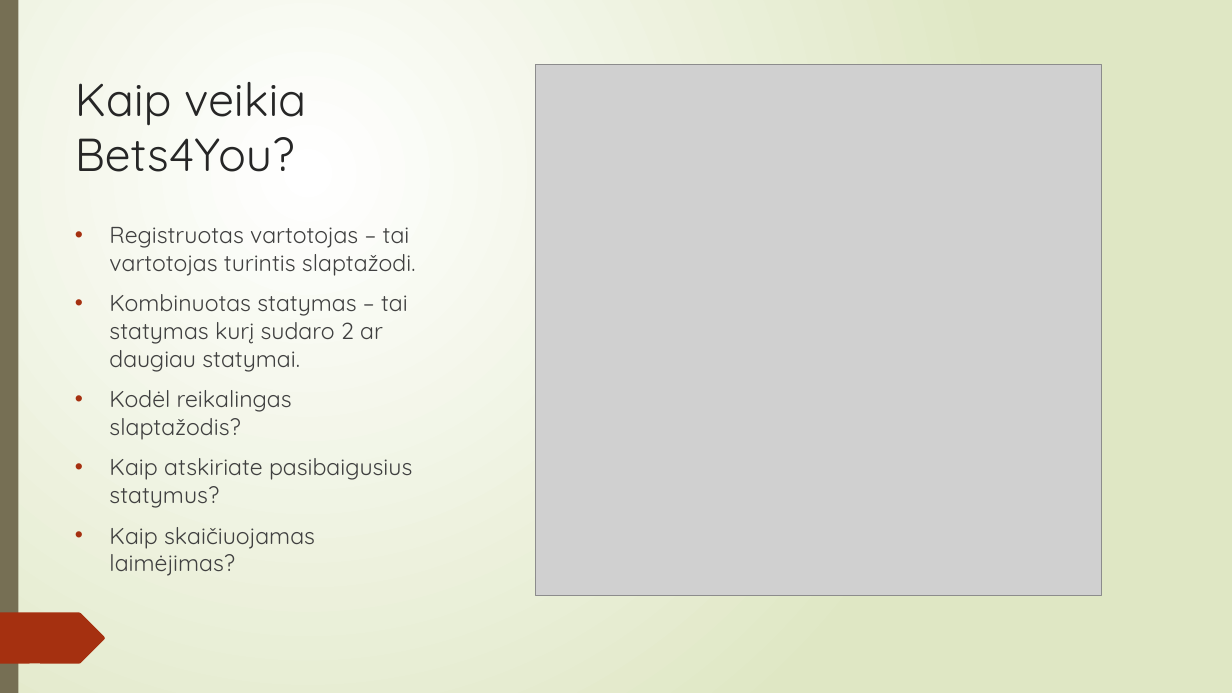
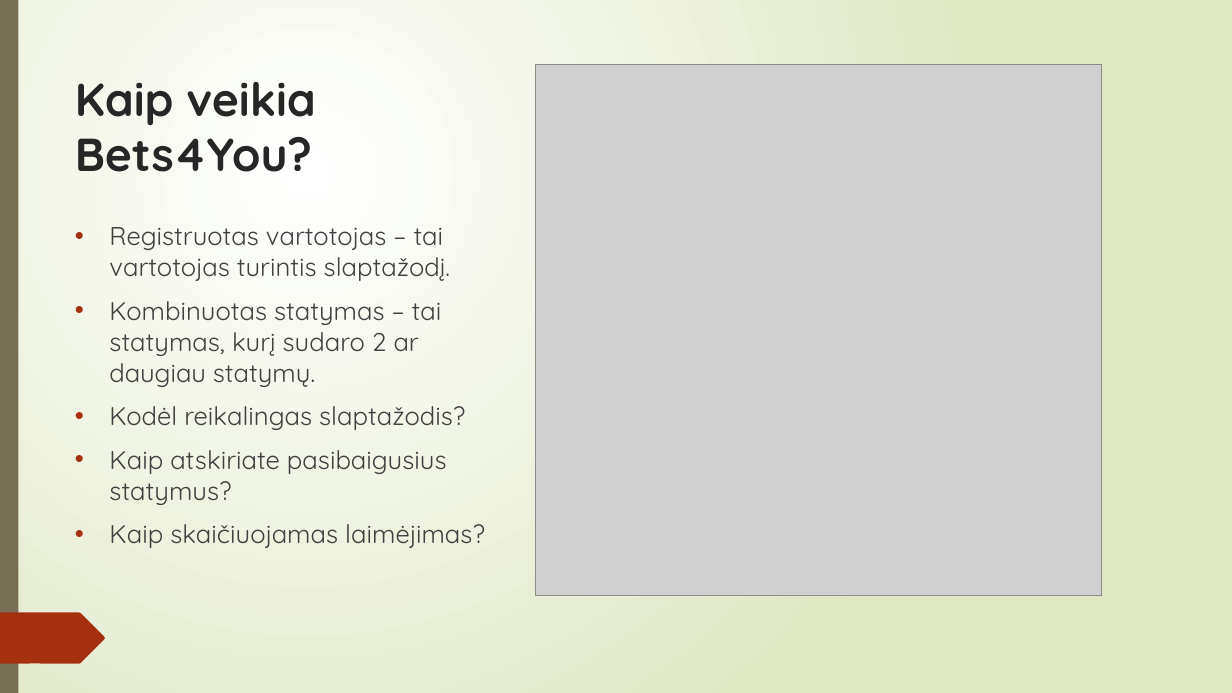
Before and after one commit to PetrasBukelis/WebServiceFinalProject, a slide deck: slide 4 of Bets4You Pristatymas.pptx (slide 3 before the commit). Drawn at 1232x693 pixels with LibreOffice and Linux fonts; fonts in the diff are those of the drawing; grey boxes stand for pictures. Boxes give left, top, right and bottom in pixels: in the first picture for what was removed or moved away, otherwise in the second. Text is boxed around its words. In the diff, an @@ line names an element or a change of style, - is before the commit and + after.

```diff
--- a/Bets4You Pristatymas.pptx
+++ b/Bets4You Pristatymas.pptx
@@ title "Kaip veikia Bets4You?" at (x1=75, y1=82, x2=315, y2=172): bold on @@
@@ text at (x1=109, y1=227, x2=450, y2=387): text changed; size 18 to 20 pt @@
-• Registruotas vartotojas – tai vartotojas turintis slaptažodi.
-• Kombinuotas statymas – tai statymas kurį sudaro 2 ar daugiau statymai.
+• Registruotas vartotojas – tai vartotojas turintis slaptažodį.
+• Kombinuotas statymas – tai statymas, kurį sudaro 2 ar daugiau statymų.
@@ text at (x1=109, y1=406, x2=485, y2=548): size 18 to 20 pt in "Kodėl reikalingas slaptažodis?", "Kaip atskiriate pasibaigusius statymus?", "Kaip skaičiuojamas laimėjimas?" @@
```
Also in this commit, not shown: 5 other slides changed, 1 slide added, 1 other file.
